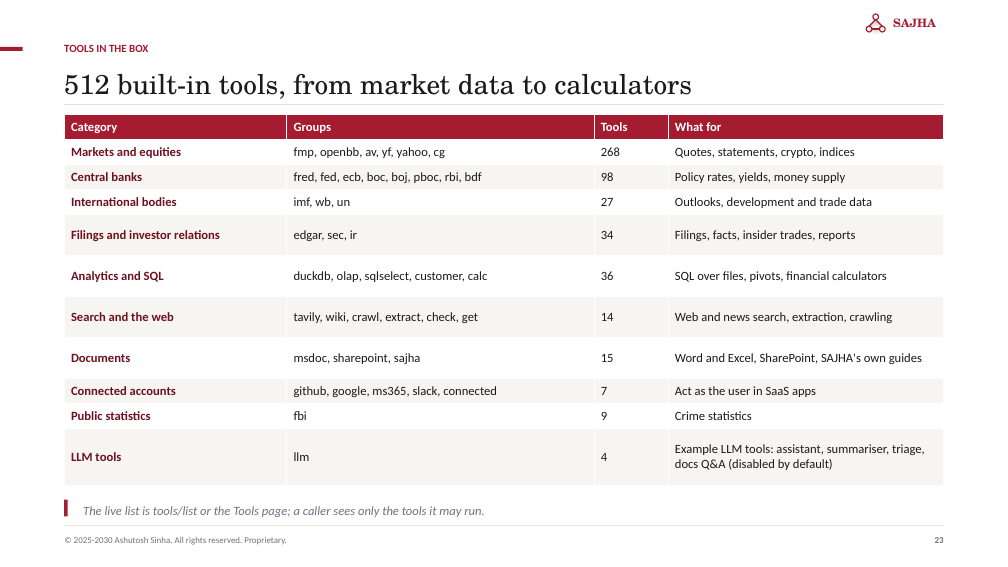
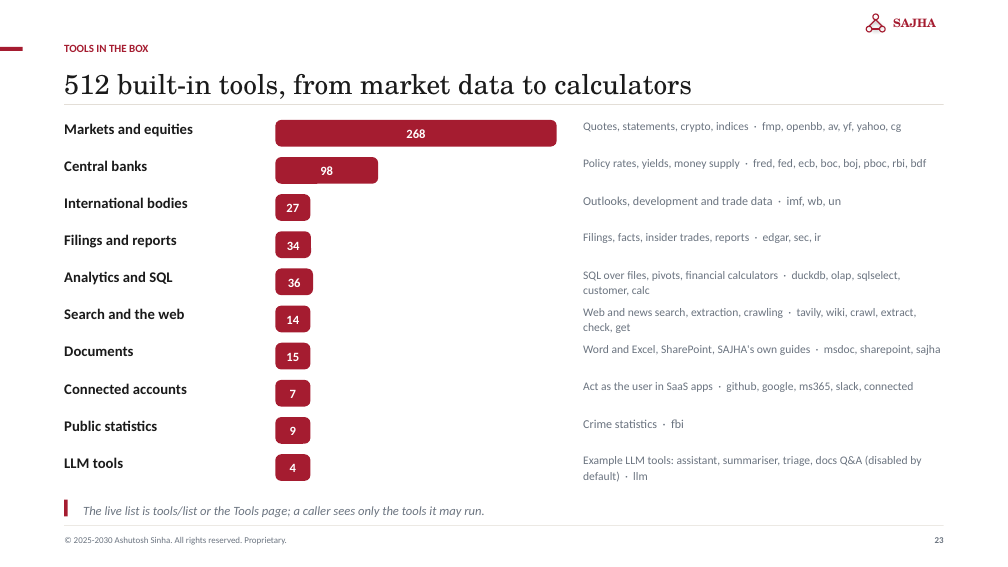
Before and after one commit to ajsinha/sajhamcpserver, a slide deck: slide 23 of docs/publications/SAJHA-MCP-Server.pptx. Drawn at 1008x567 pixels with LibreOffice and Linux fonts; fonts in the diff are those of the drawing. Boxes give left, top, right and bottom in pixels: in the first picture for what was removed or moved away, otherwise in the second. Text is boxed around its words. In the diff, an @@ line names an element or a change of style, - is before the commit and + after.

```diff
--- a/docs/publications/SAJHA-MCP-Server.pptx
+++ b/docs/publications/SAJHA-MCP-Server.pptx
@@ table removed at (64, 115, 943, 485), 11 rows, 4 columns @@
-Category | Groups | Tools | What for
-Markets and equities | fmp, openbb, av, yf, yahoo, cg | 268 | Quotes, statements, crypto, indices
-Central banks | fred, fed, ecb, boc, boj, pboc, rbi, bdf | 98 | Policy rates, yields, money supply
-International bodies | imf, wb, un | 27 | Outlooks, development and trade data
-Filings and investor relations | edgar, sec, ir | 34 | Filings, facts, insider trades, reports
-Analytics and SQL | duckdb, olap, sqlselect, customer, calc | 36 | SQL over files, pivots, financial calculators
-Search and the web | tavily, wiki, crawl, extract, check, get | 14 | Web and news search, extraction, crawling
-Documents | msdoc, sharepoint, sajha | 15 | Word and Excel, SharePoint, SAJHA's own guides
-Connected accounts | github, google, ms365, slack, connected | 7 | Act as the user in SaaS apps
-Public statistics | fbi | 9 | Crime statistics
-LLM tools | llm | 4 | Example LLM tools: assistant, summariser, triage, docs Q&A (disabled by default)
@@ text added at (64, 123, 193, 137), 14 pt, text #1A1A1A, bold @@
+Markets and equities
@@ rounded rectangle added at (275, 120, 557, 147), fill #A51C30, 12 pt, text #FFFFFF, bold @@
+268
@@ text added at (583, 122, 901, 132), 11 pt, text #6B7480 @@
+Quotes, statements, crypto, indices · fmp, openbb, av, yf, yahoo, cg
@@ text added at (64, 160, 147, 171), 14 pt, text #1A1A1A, bold @@
+Central banks
@@ rounded rectangle added at (275, 157, 378, 184), fill #A51C30, 12 pt, text #FFFFFF, bold @@
+98
@@ text added at (583, 159, 927, 169), 11 pt, text #6B7480 @@
+Policy rates, yields, money supply · fred, fed, ecb, boc, boj, pboc, rbi, bdf
@@ text added at (64, 197, 188, 208), 14 pt, text #1A1A1A, bold @@
+International bodies
@@ rounded rectangle added at (275, 194, 311, 221), fill #A51C30, 12 pt, text #FFFFFF, bold @@
+27
@@ text added at (583, 196, 841, 207), 11.5 pt, text #6B7480 @@
+Outlooks, development and trade data · imf, wb, un
@@ text added at (64, 234, 176, 248), 14 pt, text #1A1A1A, bold @@
+Filings and reports
@@ rounded rectangle added at (275, 231, 311, 258), fill #A51C30, 12 pt, text #FFFFFF, bold @@
+34
@@ text added at (583, 233, 821, 243), 11 pt, text #6B7480 @@
+Filings, facts, insider trades, reports · edgar, sec, ir
@@ rounded rectangle added at (275, 268, 313, 295), fill #A51C30, 12 pt, text #FFFFFF, bold @@
+36
@@ text added at (64, 271, 172, 285), 14 pt, text #1A1A1A, bold @@
+Analytics and SQL
@@ text added at (583, 271, 901, 295), 11 pt, text #6B7480 @@
+SQL over files, pivots, financial calculators · duckdb, olap, sqlselect, customer, calc
@@ text added at (64, 308, 184, 319), 14 pt, text #1A1A1A, bold @@
+Search and the web
@@ rounded rectangle added at (275, 306, 311, 332), fill #A51C30, 12 pt, text #FFFFFF, bold @@
+14
@@ text added at (583, 308, 916, 333), 11 pt, text #6B7480 @@
+Web and news search, extraction, crawling · tavily, wiki, crawl, extract, check, get
@@ text added at (64, 346, 133, 356), 14 pt, text #1A1A1A, bold @@
+Documents
@@ rounded rectangle added at (275, 343, 311, 369), fill #A51C30, 12 pt, text #FFFFFF, bold @@
+15
@@ text added at (583, 345, 940, 355), 11 pt, text #6B7480 @@
+Word and Excel, SharePoint, SAJHA's own guides · msdoc, sharepoint, sajha
@@ text added at (64, 383, 187, 394), 14 pt, text #1A1A1A, bold @@
+Connected accounts
@@ rounded rectangle added at (275, 380, 311, 406), fill #A51C30, 12 pt, text #FFFFFF, bold @@
+7
@@ text added at (583, 382, 913, 392), 11 pt, text #6B7480 @@
+Act as the user in SaaS apps · github, google, ms365, slack, connected
@@ rounded rectangle added at (275, 417, 311, 444), fill #A51C30, 12 pt, text #FFFFFF, bold @@
+9
@@ text added at (583, 419, 684, 428), 11.5 pt, text #6B7480 @@
+Crime statistics · fbi
@@ text added at (64, 420, 158, 431), 14 pt, text #1A1A1A, bold @@
+Public statistics
@@ text added at (64, 457, 123, 468), 14 pt, text #1A1A1A, bold @@
+LLM tools
@@ rounded rectangle added at (275, 454, 311, 481), fill #A51C30, 12 pt, text #FFFFFF, bold @@
+4
@@ text added at (583, 456, 921, 482), 11 pt, text #6B7480 @@
+Example LLM tools: assistant, summariser, triage, docs Q&A (disabled by default) · llm
```
Also in this commit, not shown: 34 other slides changed, 9 other files.
